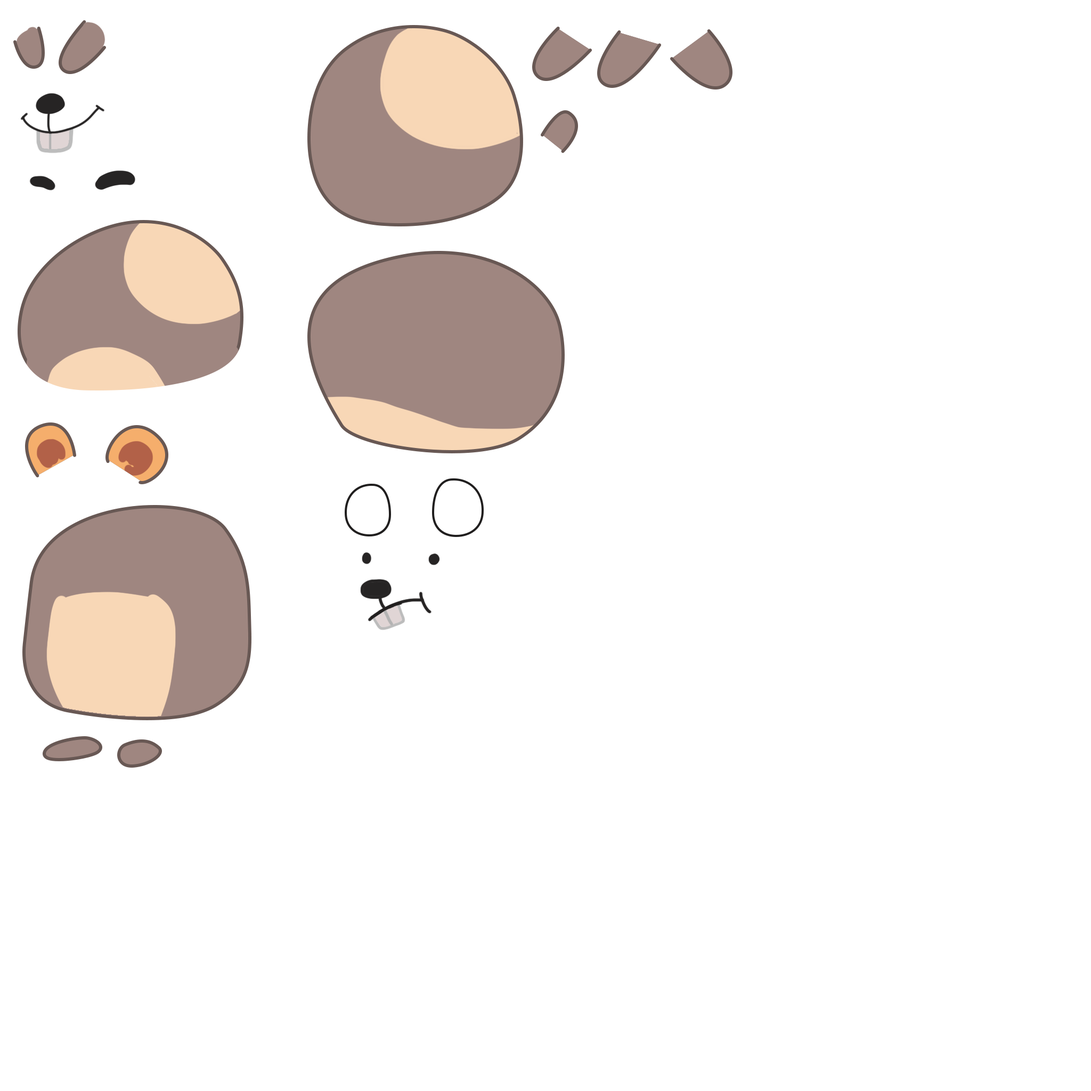
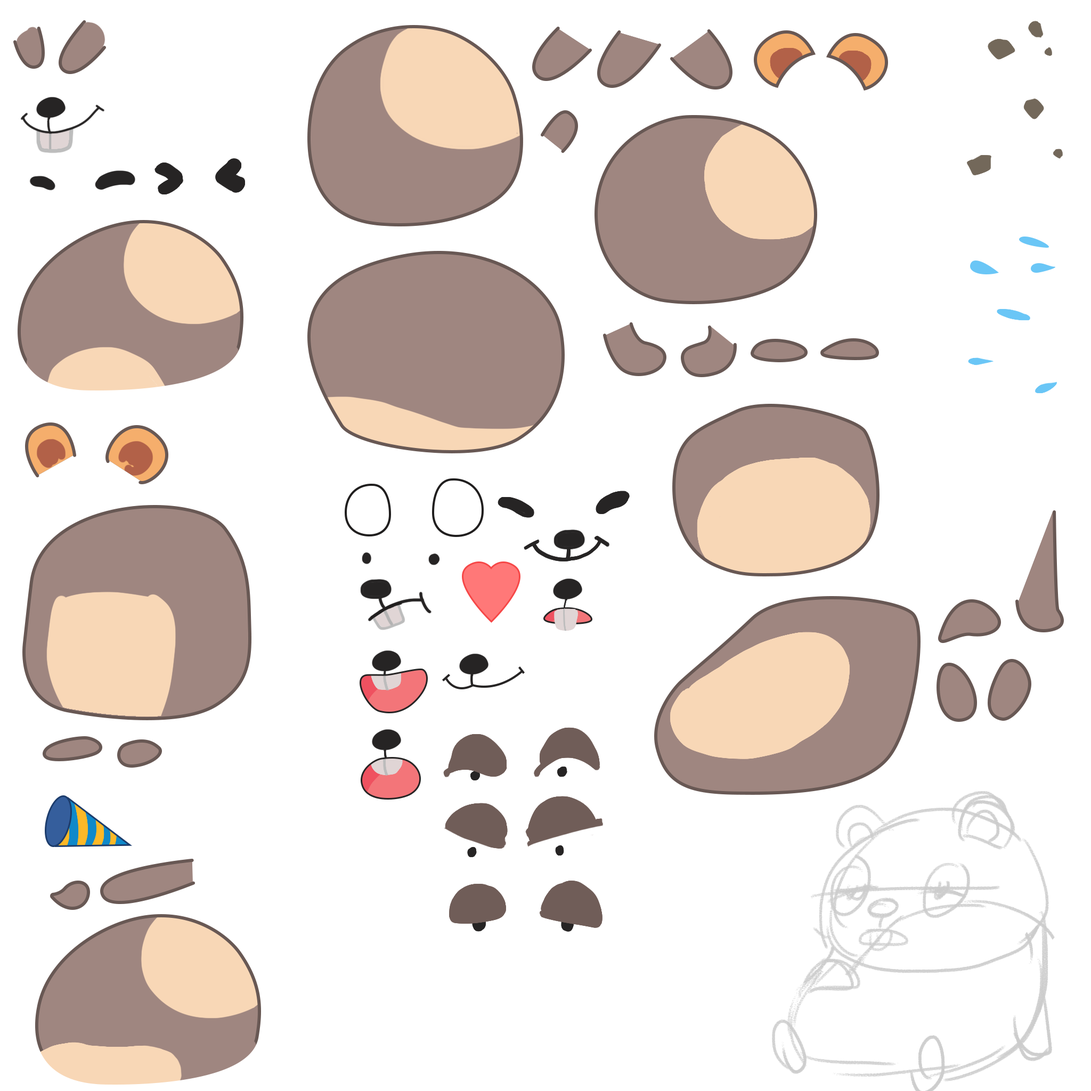
Layered file, before and after one edit (1091 × 1091). Changes by layer:
added layer "Layer 10" (20%) above "Layer 30" over (x1=772, y1=791, x2=1056, y2=1091)
added layer "Shape 35" above "Shape 34" over (x1=1015, y1=510, x2=1065, y2=633)
added layer "Layer 31" above "Shape 31" over (x1=670, y1=632, x2=851, y2=760)
added layer "Shape 31" above "Group 3" over (x1=654, y1=596, x2=921, y2=796)
added group "Group 3" with 5 layers above "Layer 27" over (x1=44, y1=795, x2=196, y2=911)
added layer "Shape 28" in group "Group 3" over (x1=100, y1=859, x2=196, y2=905)
added layer "Shape 27" in group "Group 3" over (x1=54, y1=797, x2=133, y2=848)
added layer "Layer 27" above "Group 2" over (x1=449, y1=880, x2=603, y2=933)
added group "Group 2" with 14 layers above "Group 1" over (x1=497, y1=30, x2=889, y2=579)
added layer "Layer 23" in group "Group 2" over (x1=497, y1=490, x2=630, y2=519)
added layer "Layer 25" in group "Group 2" over (x1=704, y1=122, x2=818, y2=240)
added layer "Shape 25" in group "Group 2" over (x1=594, y1=115, x2=818, y2=305)
added layer "Layer 22" in group "Group 2" over (x1=697, y1=457, x2=871, y2=577)
added layer "Shape 20" in group "Group 2" over (x1=672, y1=403, x2=880, y2=577)
added group "Group 1" with 9 layers above "hamster copy" over (x1=359, y1=561, x2=604, y2=859)
added layer "Layer 20" in group "Group 1" over (x1=443, y1=796, x2=604, y2=851)
added layer "Layer 12" in group "Group 1" over (x1=359, y1=650, x2=428, y2=714)
added layer "Layer 18" in group "Group 1" over (x1=443, y1=727, x2=601, y2=781)
added layer "Layer 14" in group "hamster copy" over (x1=967, y1=98, x2=1064, y2=176)
added layer "nuoc 2" in group "hamster copy" over (x1=968, y1=309, x2=1058, y2=394)
added layer "Layer 32" in group "hamster copy" over (x1=36, y1=1042, x2=183, y2=1086)
added layer "Layer 2 copy" in group "hamster copy" over (x1=34, y1=914, x2=262, y2=1086)
…and 30 more changes (26 added, 4 painted, 1 renamed)
